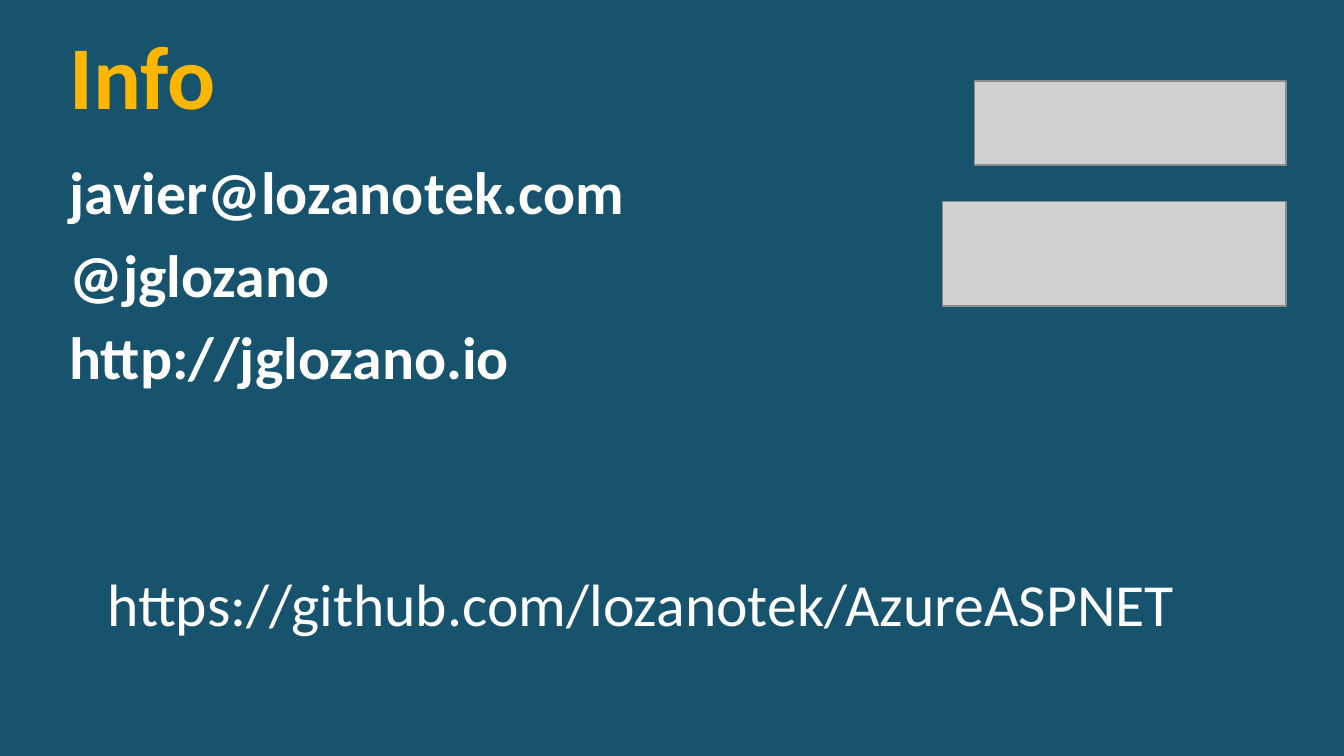
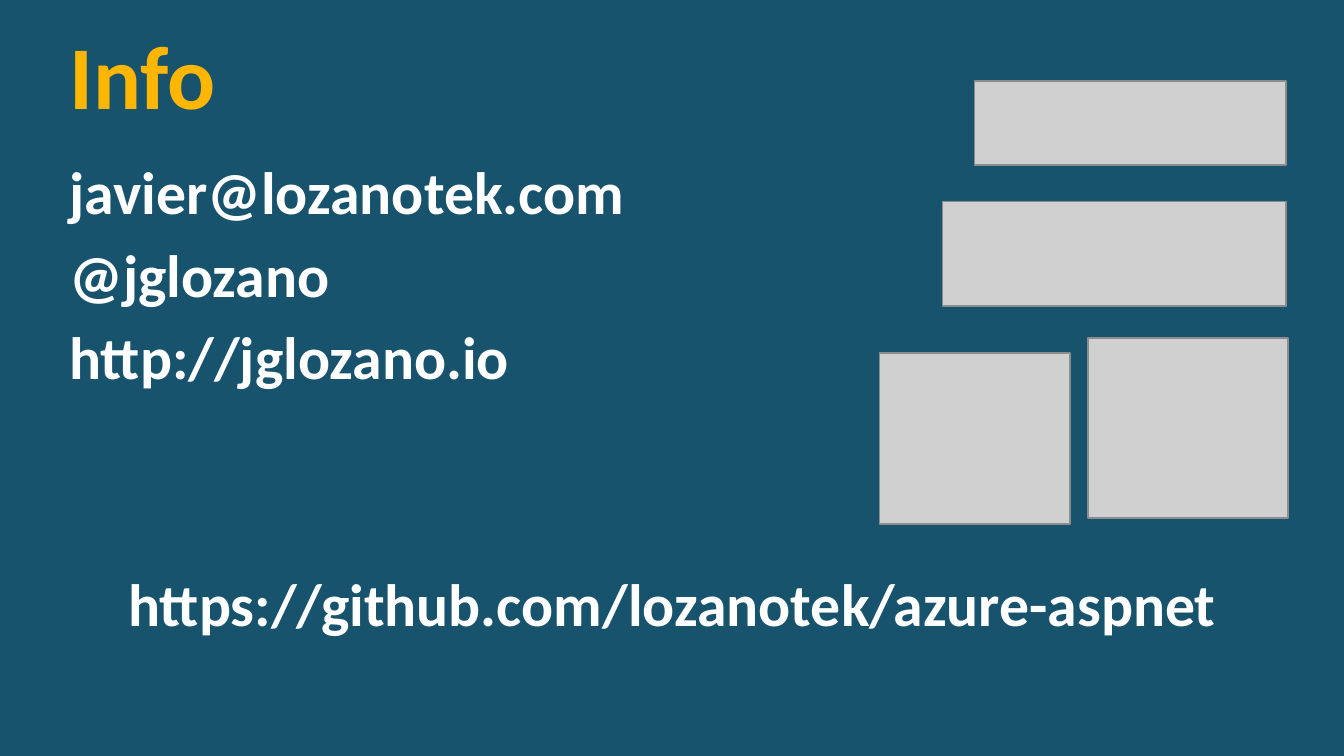
Before and after one commit to lozanotek/azure-aspnet, a slide deck: slide 4 of slides/AzureASPNET.pptx. Drawn at 1344x756 pixels with LibreOffice and Linux fonts; fonts in the diff are those of the drawing; grey boxes stand for pictures; background and template pictures are left out. Boxes give left, top, right and bottom in pixels: in the first picture for what was removed or moved away, otherwise in the second. Text is boxed around its words. In the diff, an @@ line names an element or a change of style, - is before the commit and + after.

Commit message:
Updated the slides with new logos/links

```diff
--- a/slides/AzureASPNET.pptx
+++ b/slides/AzureASPNET.pptx
@@ picture added at <box>880,353,1071,524</box> @@
@@ picture added at <box>1089,339,1289,519</box> @@
@@ text at <box>128,584,1215,636</box>: text changed; bold on @@
-https://github.com/lozanotek/AzureASPNET
+https://github.com/lozanotek/azure-aspnet
```
